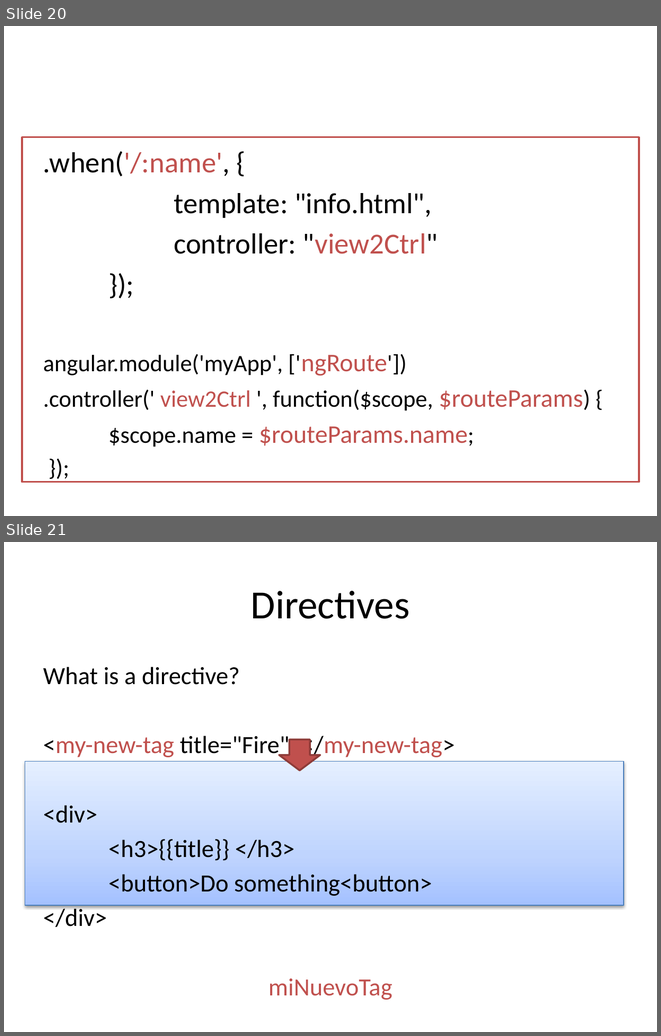
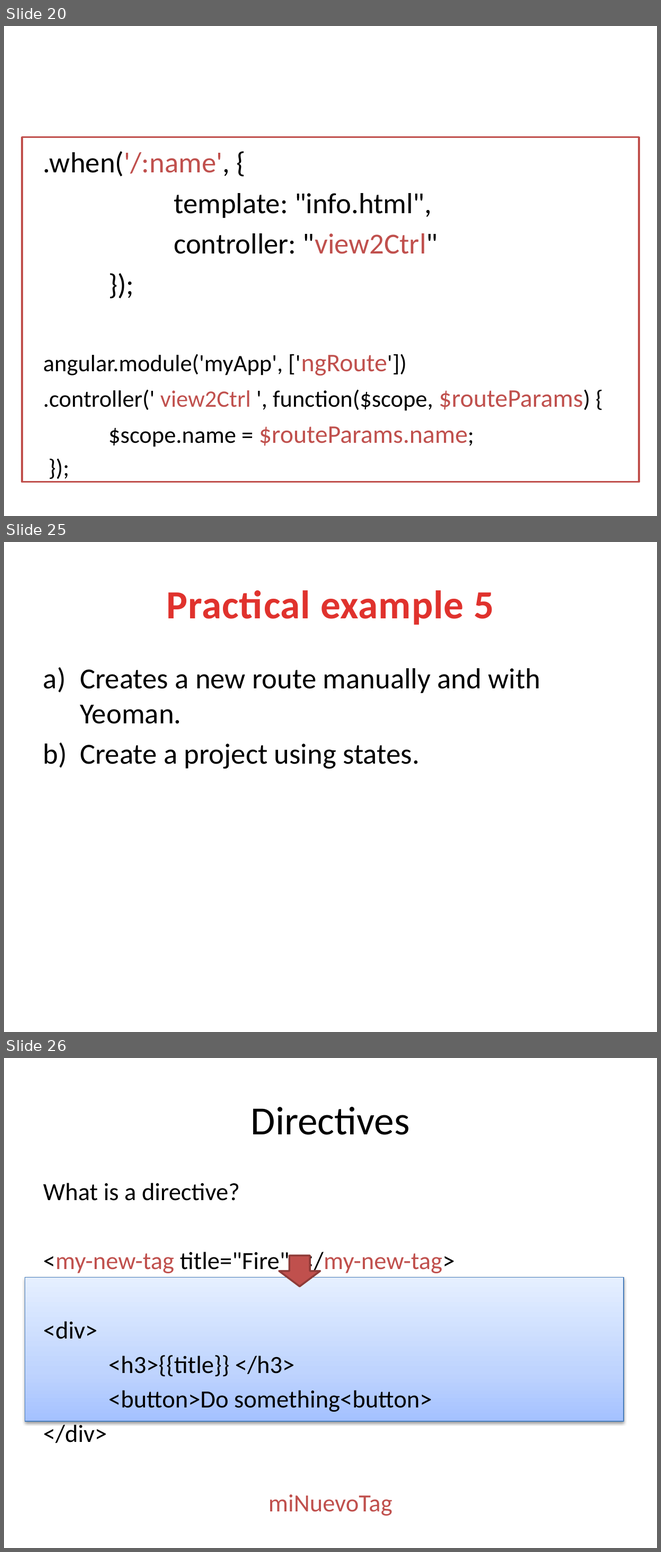
Before and after one commit to lhkingkong/angularjs-taller, a slide deck: material/AngularJS Taller.pptx. Shown one above the other, each under a label of ours: slides 20 and 21 before the commit, slides 20, 25 and 26 after it; the slides between them are not shown. The pictures are 661x1036 and 661x1552 pixels, drawn with LibreOffice and Linux fonts; fonts in the diff are those of the drawing. Boxes give left, top, right and bottom in pixels: in the first picture for what was removed or moved away, otherwise in the second. Text is boxed around its words. In the diff, an @@ line names an element or a change of style, - is before the commit and + after.

Commit message:
Add router example

```diff
--- a/material/AngularJS Taller.pptx
+++ b/material/AngularJS Taller.pptx
@@ slide 25 added at <box>4,542,657,1032</box>, background #FFFFFF @@
@@ title added at <box>166,590,494,625</box>, 44 pt, text gradient #E0322D to #A2201C, bold @@
+Practical example 5
@@ text added at <box>80,668,541,769</box>, 32 pt, text #000000 @@
+a) Creates a new route manually and with Yeoman.
+b) Create a project using states.
@@ what was slide 21 is now slide 26 @@
```
Also in this commit, not shown: 7 slides changed, 9 other slides added, 32 other files.
